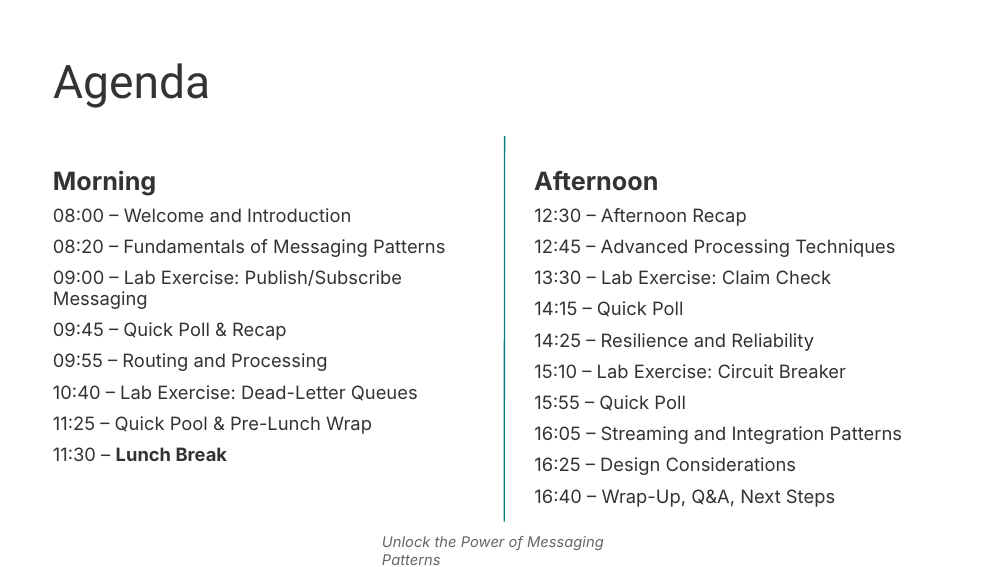
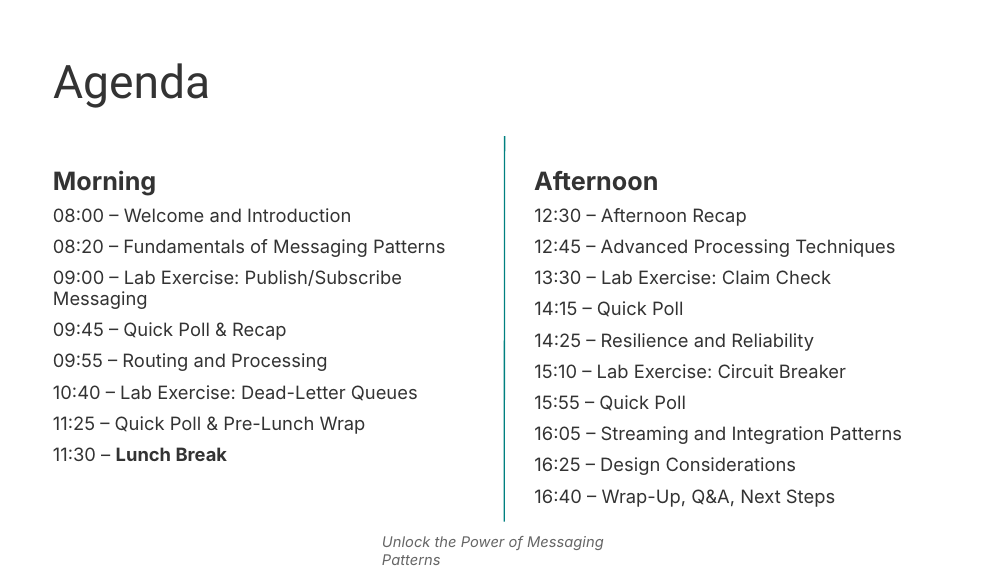
Before and after one commit to TaleLearnCode/UnlockThePowerOfMessagingPatterns-DevUp2025, a slide deck: slide 5 of slides/01 - Welcome.pptx (slide 3 before the commit). Drawn at 1008x567 pixels with LibreOffice and Linux fonts; fonts in the diff are those of the drawing. Boxes give left, top, right and bottom in pixels: in the first picture for what was removed or moved away, otherwise in the second. Text is boxed around its words. In the diff, an @@ line names an element or a change of style, - is before the commit and + after.

```diff
--- a/slides/01 - Welcome.pptx
+++ b/slides/01 - Welcome.pptx
@@ text at <box>53,416,366,434</box>: text changed @@
-11:25 – Quick Pool & Pre-Lunch Wrap
+11:25 – Quick Poll & Pre-Lunch Wrap
```
Also in this commit, not shown: 3 slides added, 1 slide removed, 16 other files.
